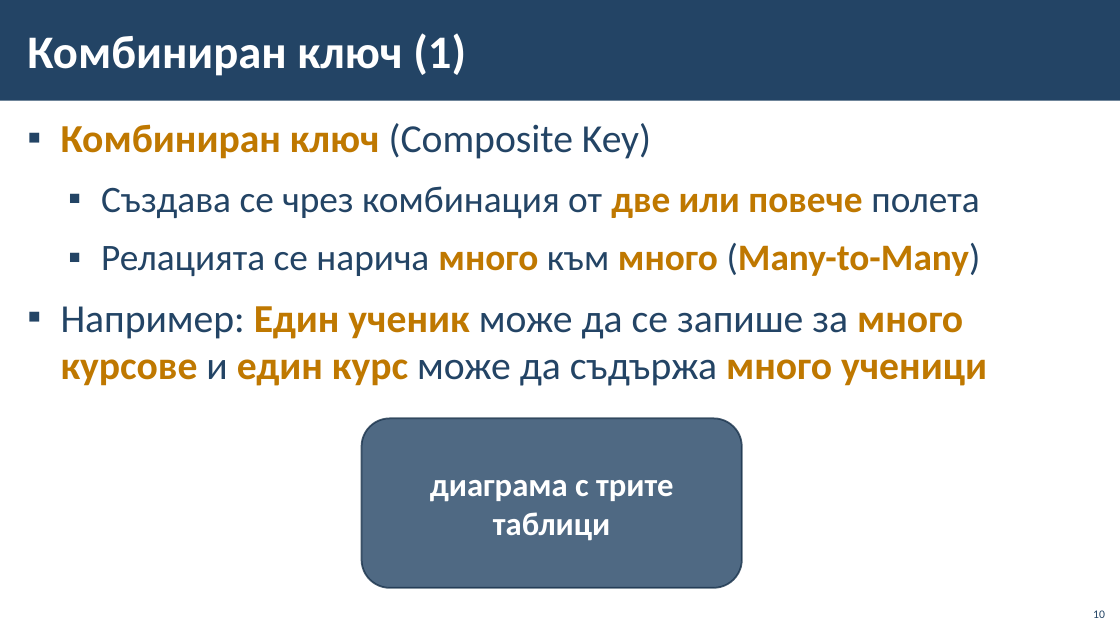
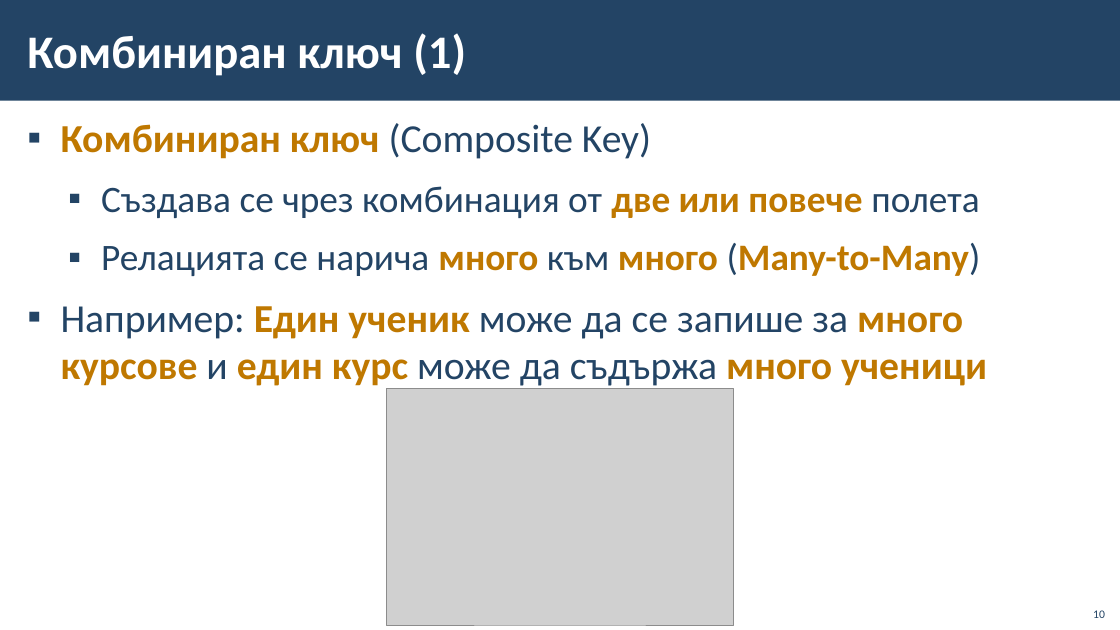
Before and after one commit to BG-IT-Edu/School-Programming, a slide deck: slide 10 of Courses/Software-Sciences/Module-3-Databases-New/07-Modeling-Databases/06-Modeling-Databases.pptx. Drawn at 1120x630 pixels with LibreOffice and Linux fonts; fonts in the diff are those of the drawing; grey boxes stand for pictures; background and template pictures are left out. Boxes give left, top, right and bottom in pixels: in the first picture for what was removed or moved away, otherwise in the second. Text is boxed around its words. In the diff, an @@ line names an element or a change of style, - is before the commit and + after.

```diff
--- a/Courses/Software-Sciences/Module-3-Databases-New/07-Modeling-Databases/06-Modeling-Databases.pptx
+++ b/Courses/Software-Sciences/Module-3-Databases-New/07-Modeling-Databases/06-Modeling-Databases.pptx
@@ picture added at (386, 388, 734, 625) @@
@@ rounded rectangle removed at (361, 418, 742, 588) @@
-диаграма с трите таблици
```
Also in this commit, not shown: 4 other slides changed.
